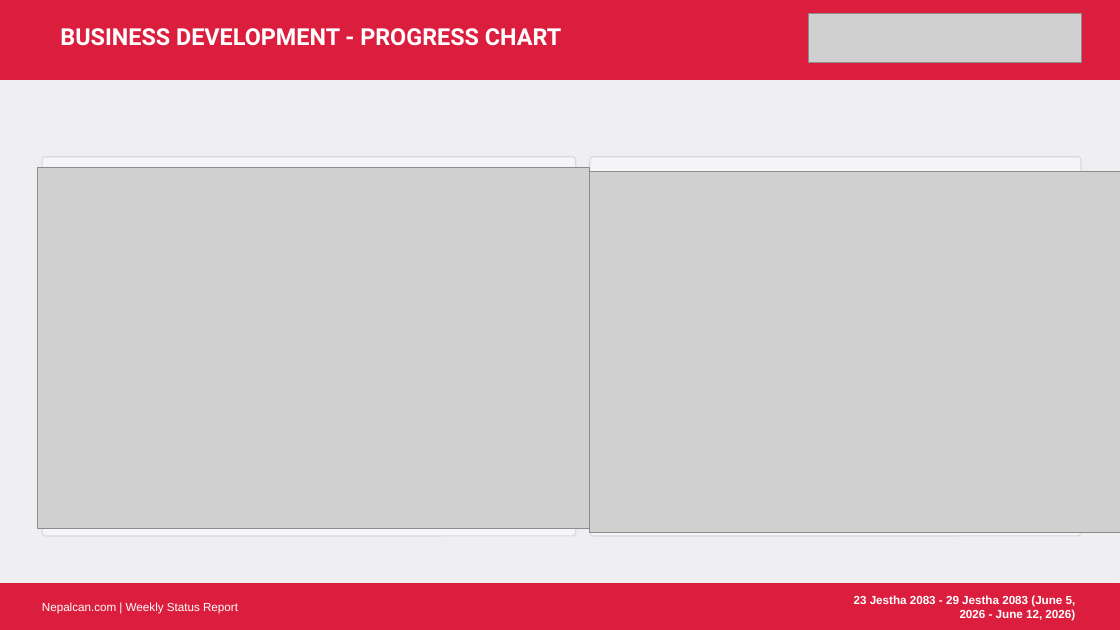
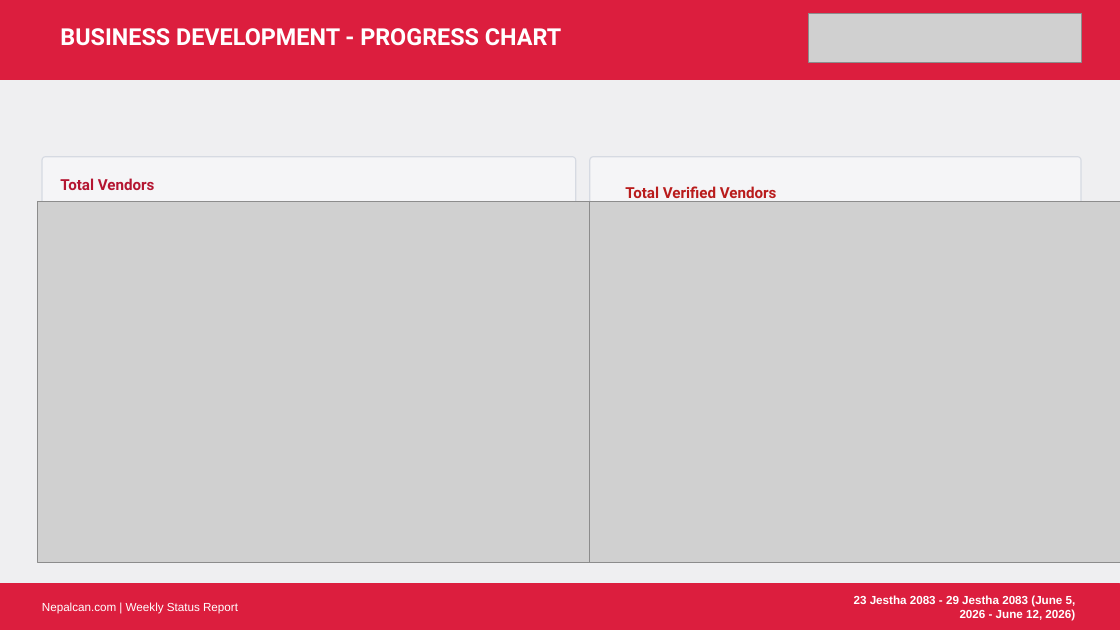
Before and after one commit to mobilemandusabin-lab/bd-tracker, a slide deck: slide 3 of Weekly_Report_23_Jestha_2083.pptx. Drawn at 1120x630 pixels with LibreOffice and Linux fonts; fonts in the diff are those of the drawing; grey boxes stand for pictures. Boxes give left, top, right and bottom in pixels: in the first picture for what was removed or moved away, otherwise in the second. Text is boxed around its words. In the diff, an @@ line names an element or a change of style, - is before the commit and + after.

```diff
--- a/Weekly_Report_23_Jestha_2083.pptx
+++ b/Weekly_Report_23_Jestha_2083.pptx
@@ text added at <box>60,178,155,190</box>, 13 pt, text #B41531, bold @@
+Total Vendors
@@ picture: place and size @@
-picture at <box>38,168,590,529</box>
+picture at <box>38,202,590,563</box>
@@ picture: place and size @@
-picture at <box>590,171,1120,533</box>
+picture at <box>590,202,1120,563</box>
@@ text added at <box>625,186,777,202</box>, 13 pt, text #B91C1C, bold @@
+Total Verified Vendors
```
Also in this commit, not shown: 2 other slides changed, 29 other files.
